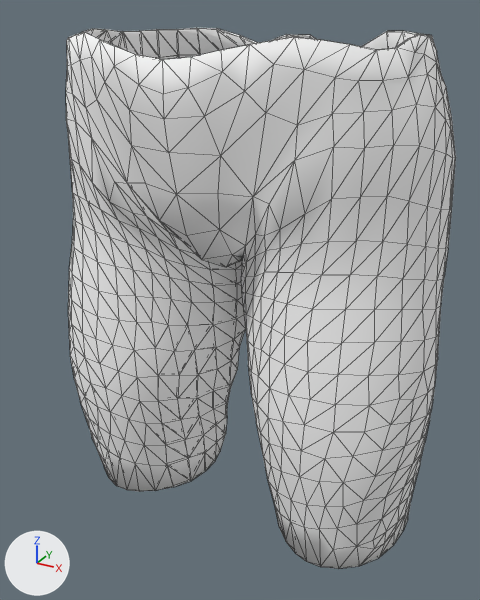
What one commit did to the glTF model apps/web/public/models/templates/male/shorts.glb.
One viewpoint serves both versions: a 50 mm camera at (0.29, -0.573, 1.074) aimed at (-0.006, -0.034, 0.805). Lighting does not change. The marker at lower left points along +X, +Y and +Z. The picture after the commit comes second. Mesh edges are drawn as thin lines. Vertices at exactly the same position are counted once.

In view in the first picture: 'bottom_shorts_male'.
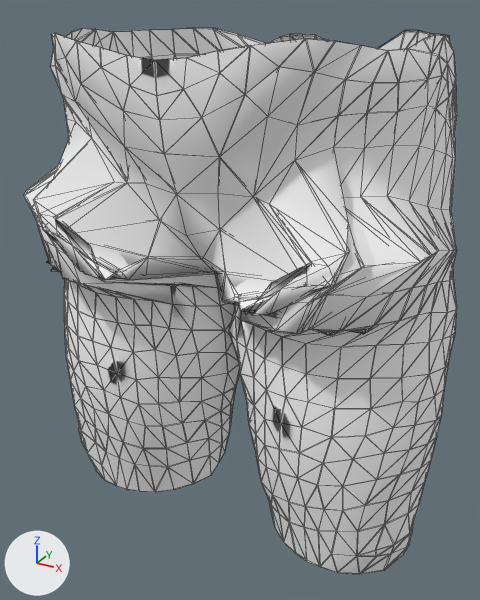
Pixel boxes [x1, y1, x2, y2] of what changed, in the pictures (480 x 600 px; the box of a moved part takes in the faces that stretch with it):
'bottom_shorts_male', reshaped (11% wider): before [66, 28, 456, 569]; after [24, 27, 457, 574]
part 1 of me_bottom_shorts_male, moved or reshaped: before [66, 28, 456, 569]; after [24, 27, 457, 574]

Edits to the bpy script that builds the scene:
```text
Change mat_bottom_shorts_male_mat:
    where n0 = _N.new('ShaderNodeBsdfPrincipled'); n0.name = 'Principled BSDF'
    add n0.inputs[0].default_value = (1.0, 1.0, 1.0, 1.0)  # 'Base Color', white #ffffff
    add n0.inputs[1].default_value = 0.02  # 'Metallic'
    n0.inputs[2].default_value: 0.8 -> 0.78  # 'Roughness'
    remove n2 = _N.new('ShaderNodeVertexColor'); n2.name = 'Color Attribute'
    remove _L.new(n2.outputs[0], n0.inputs[0])  # 'Color' to 'Base Color'
Change me_bottom_shorts_male:
    used by ob_bottom_shorts_male; location = (0.0, 0.0, 0.0)
    remove me_bottom_shorts_male.from_pydata(...)  # 1850 vertices, 3704 faces; spans x -0.195..0.196, y -0.161..0.118, z 0.58..1.057
    add me_bottom_shorts_male.from_pydata(...)  # 1850 vertices, 3704 faces; spans x -0.205..0.205, y -0.169..0.121, z 0.58..1.057
    me_bottom_shorts_male part 1: 1607 of 1850 vertices moved; they spanned x -0.195..0.196, y -0.161..0.103, z 0.58..1.057 and now span x -0.205..0.205, y -0.169..0.121, z 0.58..1.057; mean shift (0.0, -0.002, 0.0); largest move (0.008, -0.034, 0.862) -> (0.194, -0.037, 0.862)
    me_bottom_shorts_male part 2: vertex colours changed
```
